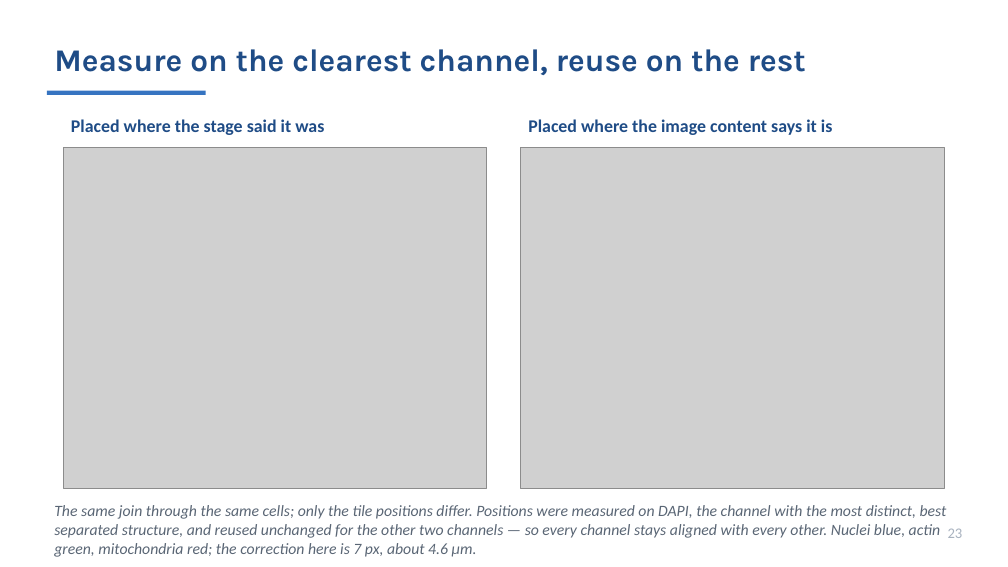
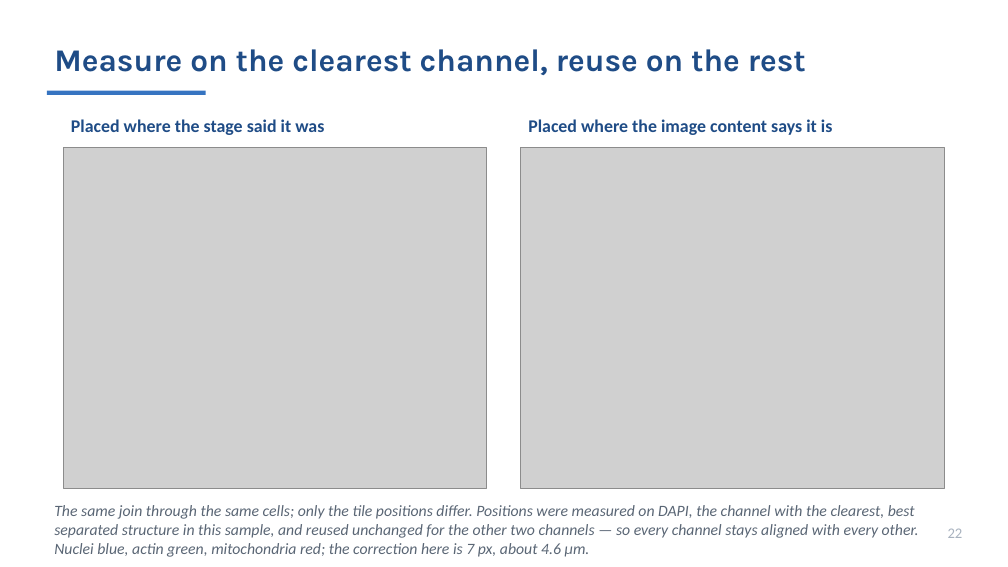
Before and after one commit to MichaelSNelson/BINA-I2K-2026-QuPath-Extensions, a slide deck: slide 22 of I2K_2026_QuPath_Extensions.pptx (slide 23 before the commit). Drawn at 1008x567 pixels with LibreOffice and Linux fonts; fonts in the diff are those of the drawing; grey boxes stand for pictures. Boxes give left, top, right and bottom in pixels: in the first picture for what was removed or moved away, otherwise in the second. Text is boxed around its words. In the diff, an @@ line names an element or a change of style, - is before the commit and + after.

```diff
--- a/I2K_2026_QuPath_Extensions.pptx
+++ b/I2K_2026_QuPath_Extensions.pptx
@@ text at box(54, 505, 919, 556): text changed @@
-The same join through the same cells; only the tile positions differ. Positions were measured on DAPI, the channel with the most distinct, best separated structure, and reused unchanged for the other two channels — so every channel stays aligned with every other. Nuclei blue, actin green, mitochondria red; the correction here is 7 px, about 4.6 µm.
+The same join through the same cells; only the tile positions differ. Positions were measured on DAPI, the channel with the clearest, best separated structure in this sample, and reused unchanged for the other two channels — so every channel stays aligned with every other. Nuclei blue, actin green, mitochondria red; the correction here is 7 px, about 4.6 µm.
```
Also in this commit, not shown: 42 other slides changed, 1 slide removed, 4 other files.
